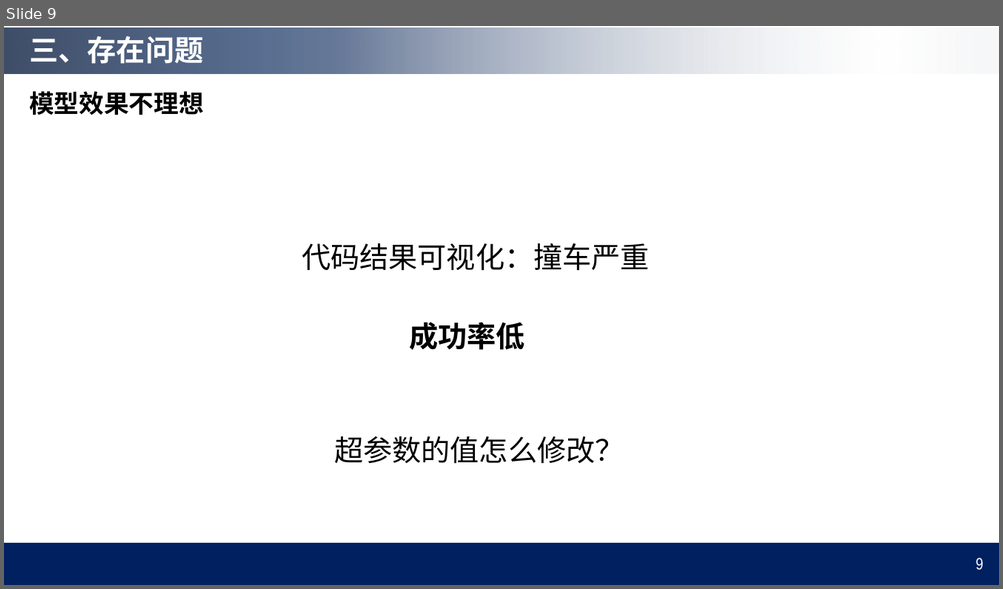
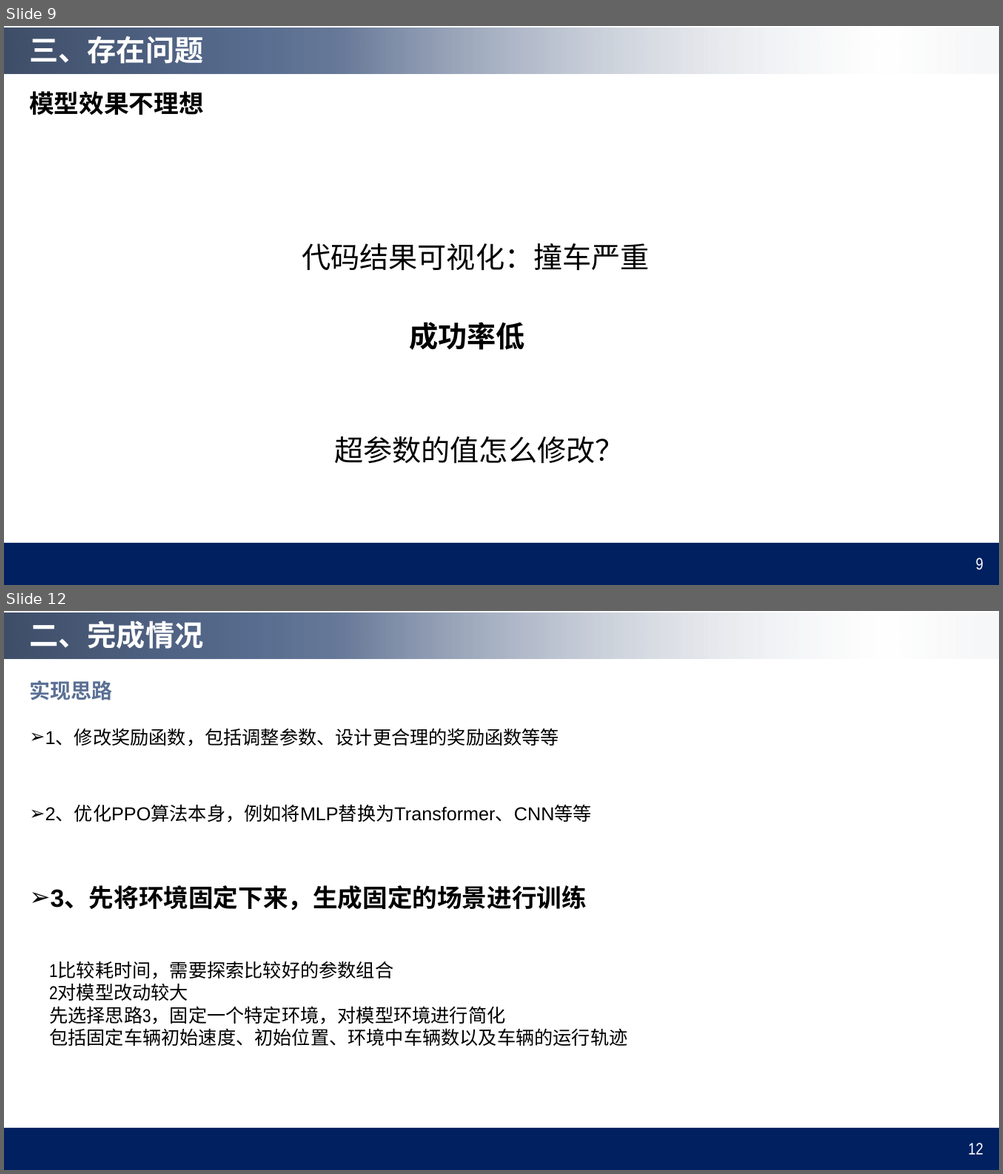
Before and after one commit to QinCheng0928/RL, a slide deck: 组会汇报.pptx. Shown one above the other, each under a label of ours: slide 9 before the commit, slides 9 and 12 after it; the slides between them are not shown. The pictures are 1003x589 and 1003x1174 pixels, drawn with LibreOffice and Linux fonts; fonts in the diff are those of the drawing; background and template pictures are left out. Boxes give left, top, right and bottom in pixels: in the first picture for what was removed or moved away, otherwise in the second. Text is boxed around its words. In the diff, an @@ line names an element or a change of style, - is before the commit and + after.

```diff
--- a/组会汇报.pptx
+++ b/组会汇报.pptx
@@ slide 12 added at (x1=4, y1=611, x2=999, y2=1170), background #FFFFFF; not listed: 2 template elements that a slide beside it also shows @@
@@ title added at (x1=29, y1=621, x2=203, y2=649), 28 pt, text #FFFFFF, bold @@
+二、完成情况
@@ text added at (x1=29, y1=681, x2=112, y2=701), 20 pt, text #5A7094, bold @@
+实现思路
@@ text added at (x1=45, y1=729, x2=592, y2=911), 18 pt, text #000000 @@
+➢ 1、修改奖励函数，包括调整参数、设计更合理的奖励函数等等
+➢ 2、优化PPO算法本身，例如将MLP替换为Transformer、CNN等等
+➢ 3、先将环境固定下来，生成固定的场景进行训练
@@ text added at (x1=49, y1=962, x2=627, y2=1046), 18 pt, text #000000 @@
+1比较耗时间，需要探索比较好的参数组合
+2对模型改动较大
+先选择思路3，固定一个特定环境，对模型环境进行简化
+包括固定车辆初始速度、初始位置、环境中车辆数以及车辆的运行轨迹
@@ page number added at (x1=967, y1=1143, x2=982, y2=1155), 16 pt, text #FFFFFF @@
+12
```
Also in this commit, not shown: 3 slides changed, 5 other slides added, 2 slides removed.
